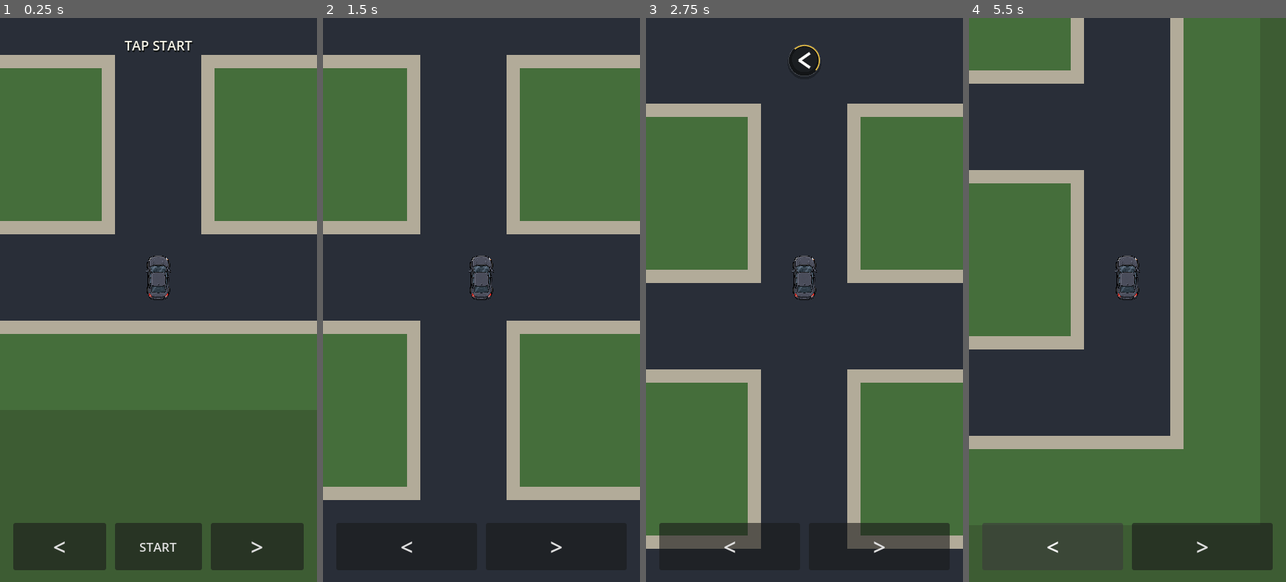
Above: before the commit, frames 1-4 (left to right).
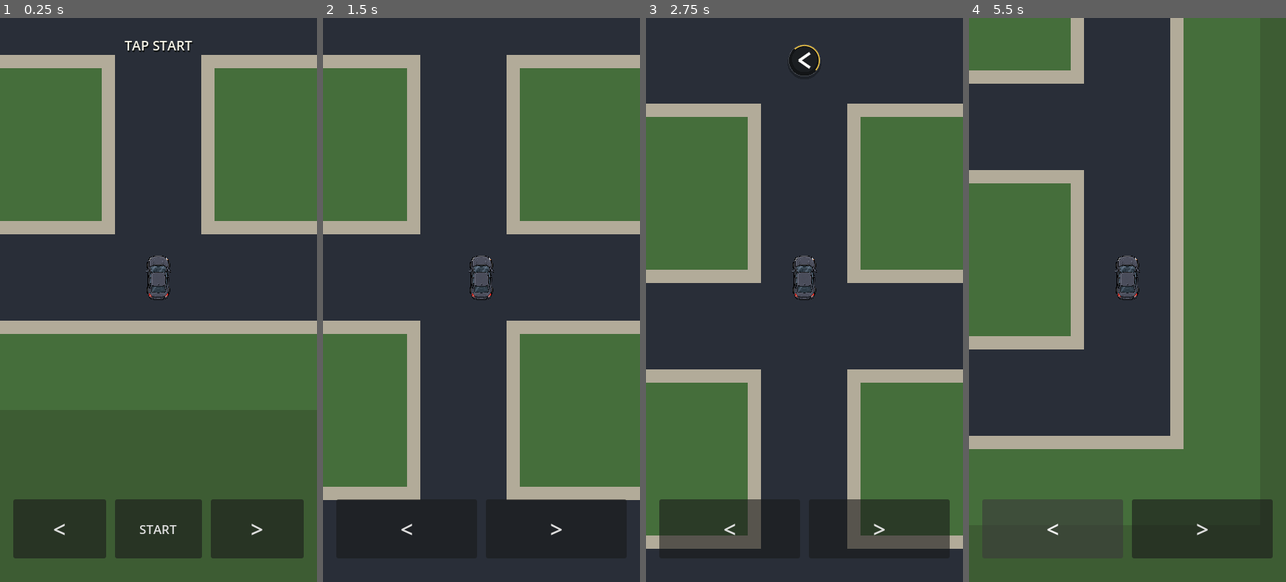
Above: after the commit, the same moments.

Repository: patrickcallahancomedy/comedian
Game: Godot game, scene res://scenes/drive/drive_module.tscn
Two runs of this game, one before a commit and one after it. Both use one fixed random seed, a clock stepped at 60 frames per second and the inputs below.
Inputs (mouse positions are in pixels of both pictures, inside the frame that each line leads up to):
- Up to frame 1 (0.25 s): no input
- Up to frame 2 (1.5 s): click "START" at 0.5 s; tap Enter (ui_accept) at 1.25 s; move the mouse to (551, 271) at 1.27 s; hold Right from 1.28 s (still down); tap Space at 1.35 s; click (551, 271) at 1.42 s
- Up to frame 3 (2.75 s): tap Enter (ui_accept) at 1.52 s; release Right at 2 s; drag from (741, 328) to (788, 412) at 2.02 s
- Up to frame 4 (5.5 s): move the mouse to (1159, 175) at 2.77 s; hold Right 2.78-3.5 s; tap Space at 2.85, 4.35 s; drag from (1111, 412) to (1032, 215) at 3.52 s; move the mouse to (1222, 384) at 4.27 s; hold Left 4.28-5 s; tap Enter (ui_accept) at 4.52 s; click "<" at 5 s

The runs differ from the first frame. In frame 1, 5.7% of the frame differs, in the area x 4-96%, y 85-98%; in frame 2, 0.2%; in frame 3, 2.8%; in frame 4, 4.8%.

Commit message:
Raise driving controls for easier thumb reach

Diff:
--- a/godot/scenes/drive/drive_module.tscn
+++ b/godot/scenes/drive/drive_module.tscn
@@ -96,29 +96,29 @@
 anchor_right = 1.0
 anchor_bottom = 1.0
 offset_left = 18.0
-offset_top = -80.0
+offset_top = -112.0
 offset_right = -18.0
-offset_bottom = -16.0
+offset_bottom = -32.0
 grow_horizontal = 2
 grow_vertical = 0
 theme_override_constants/separation = 12
 
 [node name="LeftButton" type="Button" parent="TouchControls" unique_id=1378762602]
-custom_minimum_size = Vector2(126, 64)
+custom_minimum_size = Vector2(126, 72)
 layout_mode = 2
 size_flags_horizontal = 3
 theme_override_font_sizes/font_size = 30
 text = "<"
 
 [node name="ForwardButton" type="Button" parent="TouchControls" unique_id=2034903650]
-custom_minimum_size = Vector2(118, 64)
+custom_minimum_size = Vector2(118, 72)
 layout_mode = 2
 size_flags_horizontal = 3
 theme_override_font_sizes/font_size = 17
 text = "START"
 
 [node name="RightButton" type="Button" parent="TouchControls" unique_id=727376704]
-custom_minimum_size = Vector2(126, 64)
+custom_minimum_size = Vector2(126, 72)
 layout_mode = 2
 size_flags_horizontal = 3
 theme_override_font_sizes/font_size = 30
